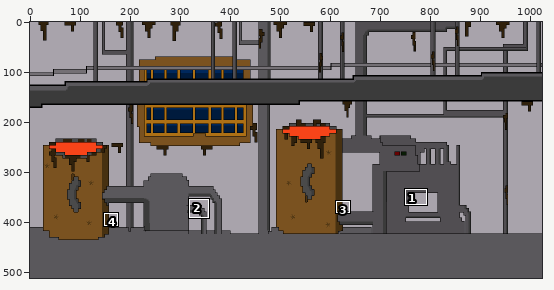
Pixel-art file -- Arte/Escenarios/volcan3.aseprite. Above: a wide view before the commit, with the close-up outlined.
Close-up. The starting point:
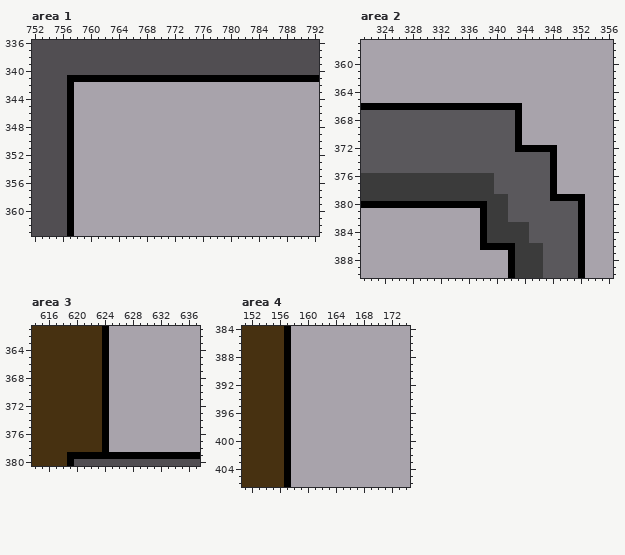
1024x512 pixels, 1 frame. Colours within 5 levels of each other are drawn and written as one. Shown: area 1: x 752..792, y 336..363; area 2: x 321..356, y 357..390; area 3: x 614..637, y 361..380; area 4: x 151..174, y 384..406. The commit also changed other parts of the picture, which this record leaves out.
And afterwards:
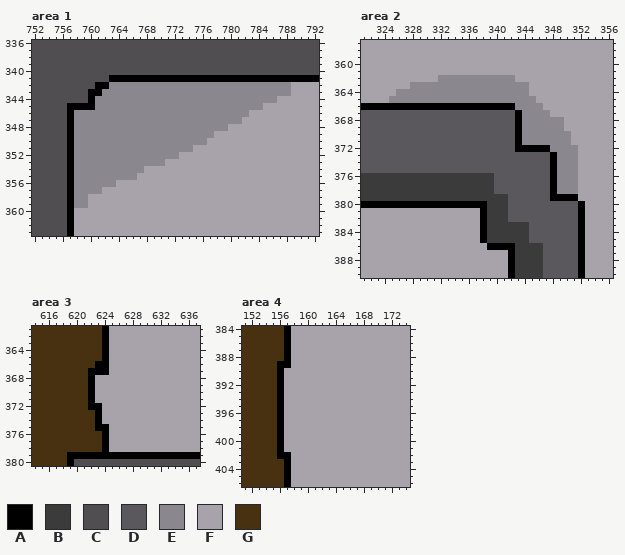
Palette (. is transparent): A #000000  B #3b3b3b  C #514e52  D #5a585c  E #8b878e  F #a8a3ab  G #473111
The exact change:
--- area 1, layer "Layer 1"
@@ x 752..792 @@
 340 CCCCCCCCCCCCCCCCCCCCCCCCCCCCCCCCCCCCCCCCC
-341 CCCCCAAAAAAAAAAAAAAAAAAAAAAAAAAAAAAAAAAAA
-342 CCCCCAFFFFFFFFFFFFFFFFFFFFFFFFFFFFFFFFFFF
-343 CCCCCAFFFFFFFFFFFFFFFFFFFFFFFFFFFFFFFFFFF
-344 CCCCCAFFFFFFFFFFFFFFFFFFFFFFFFFFFFFFFFFFF
-345 CCCCCAFFFFFFFFFFFFFFFFFFFFFFFFFFFFFFFFFFF
-346 CCCCCAFFFFFFFFFFFFFFFFFFFFFFFFFFFFFFFFFFF
-347 CCCCCAFFFFFFFFFFFFFFFFFFFFFFFFFFFFFFFFFFF
-348 CCCCCAFFFFFFFFFFFFFFFFFFFFFFFFFFFFFFFFFFF
-349 CCCCCAFFFFFFFFFFFFFFFFFFFFFFFFFFFFFFFFFFF
-350 CCCCCAFFFFFFFFFFFFFFFFFFFFFFFFFFFFFFFFFFF
-351 CCCCCAFFFFFFFFFFFFFFFFFFFFFFFFFFFFFFFFFFF
-352 CCCCCAFFFFFFFFFFFFFFFFFFFFFFFFFFFFFFFFFFF
-353 CCCCCAFFFFFFFFFFFFFFFFFFFFFFFFFFFFFFFFFFF
-354 CCCCCAFFFFFFFFFFFFFFFFFFFFFFFFFFFFFFFFFFF
-355 CCCCCAFFFFFFFFFFFFFFFFFFFFFFFFFFFFFFFFFFF
-356 CCCCCAFFFFFFFFFFFFFFFFFFFFFFFFFFFFFFFFFFF
-357 CCCCCAFFFFFFFFFFFFFFFFFFFFFFFFFFFFFFFFFFF
-358 CCCCCAFFFFFFFFFFFFFFFFFFFFFFFFFFFFFFFFFFF
-359 CCCCCAFFFFFFFFFFFFFFFFFFFFFFFFFFFFFFFFFFF
+341 CCCCCCCCCCCAAAAAAAAAAAAAAAAAAAAAAAAAAAAAA
+342 CCCCCCCCCAAEEEEEEEEEEEEEEEEEEEEEEEEEEFFFF
+343 CCCCCCCCAAEEEEEEEEEEEEEEEEEEEEEEEEEEEFFFF
+344 CCCCCCCCAEEEEEEEEEEEEEEEEEEEEEEEEEEFFFFFF
+345 CCCCCAAAAEEEEEEEEEEEEEEEEEEEEEEEEFFFFFFFF
+346 CCCCCAEEEEEEEEEEEEEEEEEEEEEEEEEFFFFFFFFFF
+347 CCCCCAEEEEEEEEEEEEEEEEEEEEEEEEFFFFFFFFFFF
+348 CCCCCAEEEEEEEEEEEEEEEEEEEEEEFFFFFFFFFFFFF
+349 CCCCCAEEEEEEEEEEEEEEEEEEEEFFFFFFFFFFFFFFF
+350 CCCCCAEEEEEEEEEEEEEEEEEEEFFFFFFFFFFFFFFFF
+351 CCCCCAEEEEEEEEEEEEEEEEEFFFFFFFFFFFFFFFFFF
+352 CCCCCAEEEEEEEEEEEEEEEFFFFFFFFFFFFFFFFFFFF
+353 CCCCCAEEEEEEEEEEEEEFFFFFFFFFFFFFFFFFFFFFF
+354 CCCCCAEEEEEEEEEEFFFFFFFFFFFFFFFFFFFFFFFFF
+355 CCCCCAEEEEEEEEEFFFFFFFFFFFFFFFFFFFFFFFFFF
+356 CCCCCAEEEEEEFFFFFFFFFFFFFFFFFFFFFFFFFFFFF
+357 CCCCCAEEEEFFFFFFFFFFFFFFFFFFFFFFFFFFFFFFF
+358 CCCCCAEEFFFFFFFFFFFFFFFFFFFFFFFFFFFFFFFFF
+359 CCCCCAEEFFFFFFFFFFFFFFFFFFFFFFFFFFFFFFFFF
 360 CCCCCAFFFFFFFFFFFFFFFFFFFFFFFFFFFFFFFFFFF
--- area 2, layer "Layer 1"
@@ x 321..356 @@
 361 FFFFFFFFFFFFFFFFFFFFFFFFFFFFFFFFFFFF
-362 FFFFFFFFFFFFFFFFFFFFFFFFFFFFFFFFFFFF
-363 FFFFFFFFFFFFFFFFFFFFFFFFFFFFFFFFFFFF
-364 FFFFFFFFFFFFFFFFFFFFFFFFFFFFFFFFFFFF
-365 FFFFFFFFFFFFFFFFFFFFFFFFFFFFFFFFFFFF
-366 AAAAAAAAAAAAAAAAAAAAAAAFFFFFFFFFFFFF
-367 DDDDDDDDDDDDDDDDDDDDDDAFFFFFFFFFFFFF
-368 DDDDDDDDDDDDDDDDDDDDDDAFFFFFFFFFFFFF
-369 DDDDDDDDDDDDDDDDDDDDDDAFFFFFFFFFFFFF
-370 DDDDDDDDDDDDDDDDDDDDDDAFFFFFFFFFFFFF
-371 DDDDDDDDDDDDDDDDDDDDDDAFFFFFFFFFFFFF
-372 DDDDDDDDDDDDDDDDDDDDDDAAAAAAFFFFFFFF
-373 DDDDDDDDDDDDDDDDDDDDDDDDDDDAFFFFFFFF
-374 DDDDDDDDDDDDDDDDDDDDDDDDDDDAFFFFFFFF
-375 DDDDDDDDDDDDDDDDDDDDDDDDDDDAFFFFFFFF
-376 BBBBBBBBBBBBBBBBBBBDDDDDDDDAFFFFFFFF
-377 BBBBBBBBBBBBBBBBBBBDDDDDDDDAFFFFFFFF
-378 BBBBBBBBBBBBBBBBBBBDDDDDDDDAFFFFFFFF
-379 BBBBBBBBBBBBBBBBBBBBBDDDDDDAAAAAFFFF
+362 FFFFFFFFFFFEEEEEEEEEEEFFFFFFFFFFFFFF
+363 FFFFFFFEEEEEEEEEEEEEEEEEFFFFFFFFFFFF
+364 FFFFFEEEEEEEEEEEEEEEEEEEFFFFFFFFFFFF
+365 FFFFEEEEEEEEEEEEEEEEEEEEEFFFFFFFFFFF
+366 AAAAAAAAAAAAAAAAAAAAAAEEEEFFFFFFFFFF
+367 DDDDDDDDDDDDDDDDDDDDDDAEEEEFFFFFFFFF
+368 DDDDDDDDDDDDDDDDDDDDDDAEEEEEEFFFFFFF
+369 DDDDDDDDDDDDDDDDDDDDDDAEEEEEEFFFFFFF
+370 DDDDDDDDDDDDDDDDDDDDDDAEEEEEEEFFFFFF
+371 DDDDDDDDDDDDDDDDDDDDDDAEEEEEEEFFFFFF
+372 DDDDDDDDDDDDDDDDDDDDDDAAAAAEEEEFFFFF
+373 DDDDDDDDDDDDDDDDDDDDDDDDDDDAEEEFFFFF
+374 DDDDDDDDDDDDDDDDDDDDDDDDDDDAEEEFFFFF
+375 DDDDDDDDDDDDDDDDDDDDDDDDDDDAEEEFFFFF
+376 BBBBBBBBBBBBBBBBBBBDDDDDDDDAEEEFFFFF
+377 BBBBBBBBBBBBBBBBBBBDDDDDDDDAEEEFFFFF
+378 BBBBBBBBBBBBBBBBBBBDDDDDDDDAEEEFFFFF
+379 BBBBBBBBBBBBBBBBBBBBBDDDDDDAAAAFFFFF
 380 AAAAAAAAAAAAAAAAAABBBDDDDDDDDDDAFFFF
@@ x 336..340 @@
 385 FFABB
-386 FFAAA
+386 FFFAA
 387 FFFFF
--- area 3, layer "Layer 1"
@@ x 620..626 @@
 365 GGGGAFF
-366 GGGGAFF
-367 GGGGAFF
-368 GGGGAFF
-369 GGGGAFF
-370 GGGGAFF
-371 GGGGAFF
-372 GGGGAFF
-373 GGGGAFF
-374 GGGGAFF
-375 GGGGAFF
+366 GGGAAFF
+367 GGAAAFF
+368 GGAFFFF
+369 GGAFFFF
+370 GGAFFFF
+371 GGAFFFF
+372 GGAAFFF
+373 GGGAFFF
+374 GGGAFFF
+375 GGGAAFF
 376 GGGGAFF
--- area 4, layer "Layer 1"
@@ x 154..159 @@
 388 GGGAFF
-389 GGGAFF
-390 GGGAFF
-391 GGGAFF
-392 GGGAFF
-393 GGGAFF
-394 GGGAFF
-395 GGGAFF
-396 GGGAFF
-397 GGGAFF
-398 GGGAFF
-399 GGGAFF
-400 GGGAFF
-401 GGGAFF
-402 GGGAFF
+389 GGAAFF
+390 GGAFFF
+391 GGAFFF
+392 GGAFFF
+393 GGAFFF
+394 GGAFFF
+395 GGAFFF
+396 GGAFFF
+397 GGAFFF
+398 GGAFFF
+399 GGAFFF
+400 GGAFFF
+401 GGAFFF
+402 GGAAFF
 403 GGGAFF
Changed places in both close-ups, as pixel boxes (x1, y1, x2, y2):
changed: (67, 75, 291, 208)
changed: (389, 75, 585, 201)
changed: (480, 243, 487, 250)
changed: (88, 361, 109, 431)
changed: (277, 361, 291, 459)
